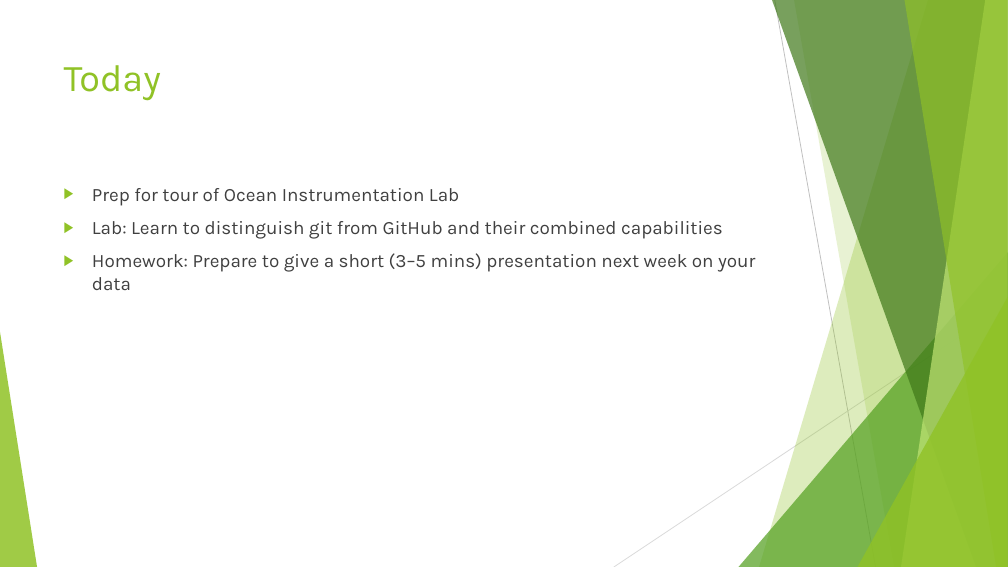
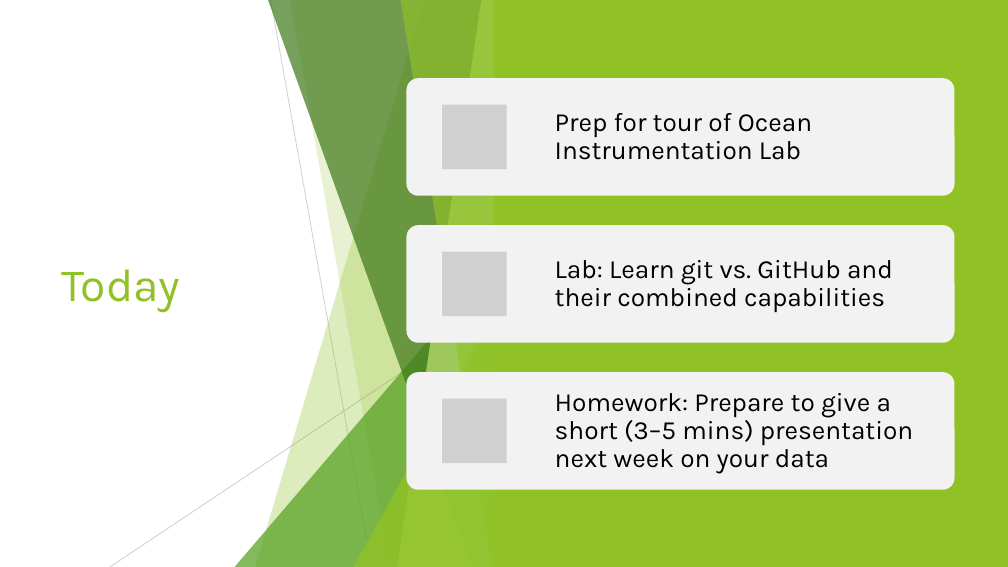
Before and after one commit to SUPScientist/Smart-Coasts, a slide deck: slide 2 of Class-02-OILab-Tour/OCN479_Lecture02_OILabTour.pptx. Drawn at 1008x567 pixels with LibreOffice and Linux fonts; fonts in the diff are those of the drawing; grey boxes stand for pictures. Boxes give left, top, right and bottom in pixels: in the first picture for what was removed or moved away, otherwise in the second. Text is boxed around its words. In the diff, an @@ line names an element or a change of style, - is before the commit and + after.

```diff
--- a/Class-02-OILab-Tour/OCN479_Lecture02_OILabTour.pptx
+++ b/Class-02-OILab-Tour/OCN479_Lecture02_OILabTour.pptx
@@ rectangle added at [0,0,1008,567], fill #FFFFFF @@
@@ rectangle added at [495,0,1008,567], fill #90C226 @@
@@ title "Today": place and size @@
-title "Today" at [64,65,161,101]
+title "Today" at [61,269,180,312]
@@ title "Today" at [61,269,180,312]: size 36 to 44 pt; vertical alignment top to middle @@
@@ text removed at [92,188,755,290] @@
-▶ Prep for tour of Ocean Instrumentation Lab
-▶ Lab: Learn to distinguish git from GitHub and their combined capabilities
-▶ Homework: Prepare to give a short (3–5 mins) presentation next week on your data
@@ group added at [110,0,504,567]: 5 freeform shapes, 2 lines, 2 triangles @@
@@ group added at [407,78,955,490]: 3 rounded rectangles, 3 pictures, 3 texts @@
+Prep for tour of Ocean Instrumentation Lab
+Lab: Learn git vs. GitHub and their combined capabilities
+Homework: Prepare to give a short (3–5 mins) presentation next week on your data
```
Also in this commit, not shown: 1 other slide changed, 3 other files.
